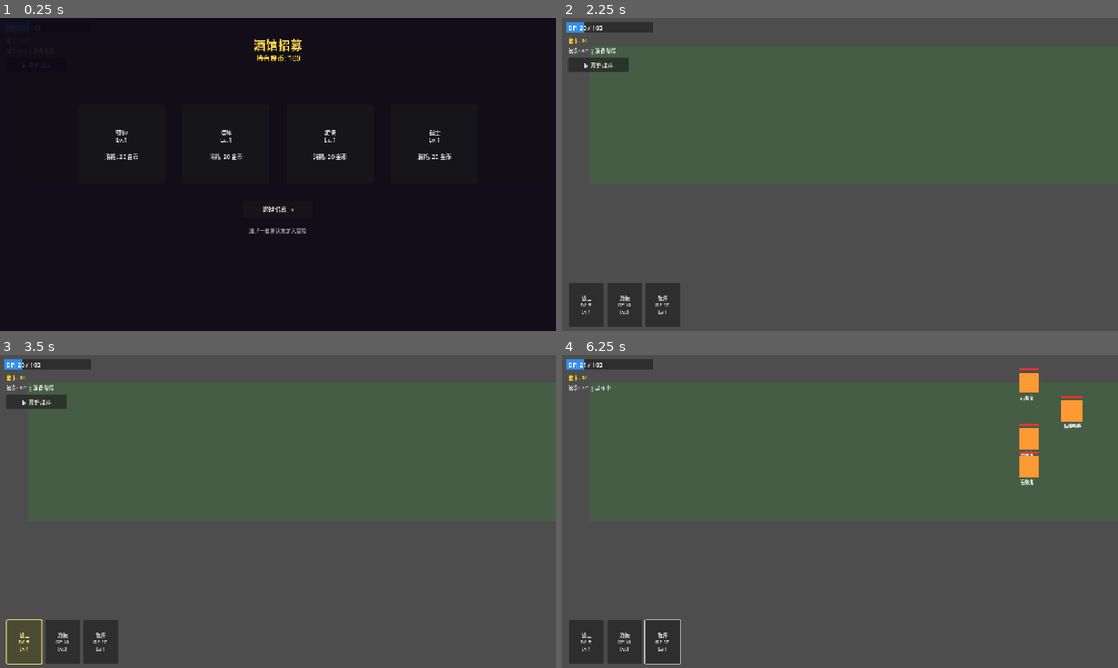
Above: before the commit, frames 1-4 (two rows, left to right).
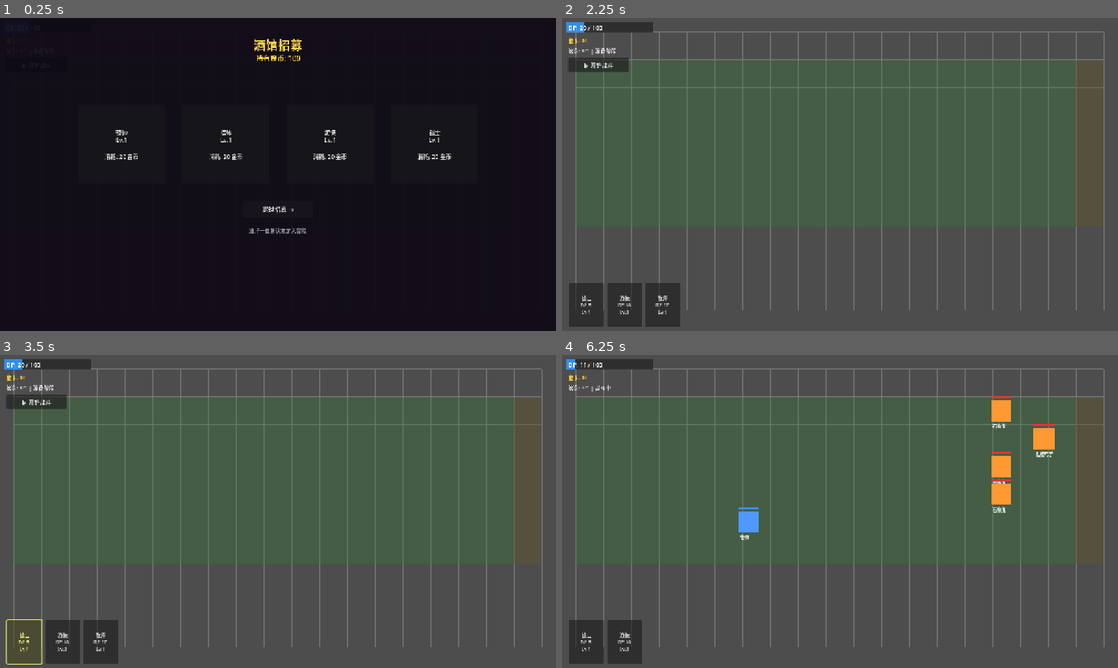
Above: after the commit, the same moments.

Repository: kuronaru/Paradiso
Game: Godot game, scene res://scenes/main.tscn
Same seed, same stepped clock (60 frames per second), same inputs: the game is played once before the commit and once after it.
Inputs (mouse positions are in pixels of both pictures, inside the frame that each line leads up to):
- Up to frame 1 (0.25 s): no input
- Up to frame 2 (2.25 s): click "▶ 开始战斗" at 0.5 s; click "▶ 开始战斗" at 1.25 s; click "牧师 Lv.1 消耗: 20 金币" at 2 s
- Up to frame 3 (3.5 s): click "战士 DP:8 Lv.1" at 2.75 s
- Up to frame 4 (6.25 s): click "游侠 DP:10 Lv.1" at 3.5 s; click "牧师 DP:10 Lv.1" at 4.25 s; tap Enter at 5 s; move the mouse to (962, 495) at 5.02 s; hold W 5.03-5.75 s; tap F at 5.1 s; click (962, 495) at 5.17 s; tap Space at 5.27 s; drag from (728, 527) to (812, 574) at 5.77 s

The runs differ from the first frame. In frame 2, 3.4% of the frame differs, in the area x 2-98%, y 4-94%; in frame 3, 3.4%; in frame 4, 6.8%, in the area x 2-98%, y 1-99%.

Commit message:
add grid limit

Diff:
--- a/game/scripts/grid/grid_system.gd
+++ b/game/scripts/grid/grid_system.gd
@@ -7,13 +7,13 @@
 signal unit_placed(unit: Node, grid_pos: Vector2i)
 
 ## 网格配置
-@export var grid_width: int = 20         # 格子列数
-@export var grid_height: int = 12        # 格子行数
+@export var grid_width: int = 19         # 格子列数
+@export var grid_height: int = 10        # 格子行数
 @export var cell_size: float = 64.0      # 格子像素大小
 @export var grid_offset: Vector2 = Vector2(32, 32)  # 网格起始偏移
 
 ## 部署区域（玩家可部署的行范围）
-@export var deploy_rows: Vector2i = Vector2i(0, 4)
+@export var deploy_rows: Vector2i = Vector2i(1, 6)
 
 ## 敌方出生点
 @export var spawn_points: Array[Vector2i] = []
@@ -25,15 +25,15 @@
 
 ## 可视化
 @export var draw_grid: bool = true
-@export var grid_color: Color = Color(0.3, 0.3, 0.3, 0.5)
+@export var grid_color: Color = Color(0.5, 0.5, 0.5, 0.65)
 @export var deploy_zone_color: Color = Color(0.2, 0.5, 0.2, 0.3)
 @export var spawn_zone_color: Color = Color(0.5, 0.2, 0.2, 0.3)
 
 
 func _ready() -> void:
-	# 初始化默认出生点（右侧边缘）
+	# 初始化默认出生点（右侧边缘，仅在可部署/可移动范围内）
 	if spawn_points.is_empty():
-		for y in range(deploy_rows.x, grid_height):
+		for y in range(deploy_rows.x, deploy_rows.y + 1):
 			spawn_points.append(Vector2i(grid_width - 1, y))
 	BattleManager.grid = self
 	queue_redraw()
@@ -43,28 +43,27 @@
 	if not draw_grid:
 		return
 
+	# 网格线 — 画在格子边界上（非格子中心）
 	for x in range(grid_width + 1):
-		var start := grid_to_world(Vector2i(x, 0))
-		var end := grid_to_world(Vector2i(x, grid_height))
-		draw_line(start, end, grid_color, 1.0)
+		var line_x := grid_offset.x + x * cell_size
+		draw_line(Vector2(line_x, grid_offset.y), Vector2(line_x, grid_offset.y + grid_height * cell_size), grid_color, 1.0)
 
 	for y in range(grid_height + 1):
-		var start := grid_to_world(Vector2i(0, y))
-		var end := grid_to_world(Vector2i(grid_width, y))
-		draw_line(start, end, grid_color, 1.0)
-
-	# 部署区域高亮
+		var line_y := grid_offset.y + y * cell_size
+		draw_line(Vector2(grid_offset.x, line_y), Vector2(grid_offset.x + grid_width * cell_size, line_y), grid_color, 1.0)
+
+	# 部署区域高亮 — 用格子边界坐标
 	var deploy_rect := Rect2(
-		grid_to_world(Vector2i(0, deploy_rows.x)),
-		grid_to_world(Vector2i(grid_width, deploy_rows.y + 1)) - grid_to_world(Vector2i(0, deploy_rows.x))
+		Vector2(grid_offset.x, grid_offset.y + deploy_rows.x * cell_size),
+		Vector2(grid_width * cell_size, (deploy_rows.y - deploy_rows.x + 1) * cell_size)
 	)
 	draw_rect(deploy_rect, deploy_zone_color)
 
-	# 出生区域高亮
+	# 出生区域高亮 — 用格子边界坐标
 	if not spawn_points.is_empty():
 		for sp in spawn_points:
 			var sp_rect := Rect2(
-				grid_to_world(sp),
+				Vector2(grid_offset.x + sp.x * cell_size, grid_offset.y + sp.y * cell_size),
 				Vector2(cell_size, cell_size)
 			)
 			draw_rect(sp_rect, spawn_zone_color)
@@ -95,6 +94,11 @@
 
 func is_deploy_zone(grid_pos: Vector2i) -> bool:
 	return grid_pos.y >= deploy_rows.x and grid_pos.y <= deploy_rows.y
+
+
+func is_move_zone(grid_pos: Vector2i) -> bool:
+	"""是否在可移动范围内（与可部署范围一致）"""
+	return is_in_bounds(grid_pos) and is_deploy_zone(grid_pos)
 
 
 func can_place_at(grid_pos: Vector2i) -> bool:
@@ -207,8 +211,8 @@
 	"""批量生成敌人"""
 	var sp_list := spawns.duplicate()
 	if sp_list.is_empty():
-		# 使用默认右侧出生点
-		for y in range(deploy_rows.x, grid_height):
+		# 使用默认右侧出生点（仅在可部署范围内）
+		for y in range(deploy_rows.x, deploy_rows.y + 1):
 			sp_list.append(Vector2i(grid_width - 1, y))
 
 	var sp_idx := 0
--- a/game/scripts/units/unit_ai.gd
+++ b/game/scripts/units/unit_ai.gd
@@ -147,7 +147,7 @@
 		state = "attacking"
 		return
 	var next_pos := owner_unit.grid_position + step
-	if grid.is_in_bounds(next_pos) and not grid.is_occupied(next_pos):
+	if grid.is_deploy_zone(next_pos) and grid.is_in_bounds(next_pos) and not grid.is_occupied(next_pos):
 		move_target_pos = next_pos
 		path = [next_pos]
 		state = "moving"
@@ -158,7 +158,7 @@
 			owner_unit.grid_position + Vector2i(0, step.y),
 		]
 		for alt in alts:
-			if alt != next_pos and grid.is_in_bounds(alt) and not grid.is_occupied(alt):
+			if alt != next_pos and grid.is_deploy_zone(alt) and grid.is_in_bounds(alt) and not grid.is_occupied(alt):
 				move_target_pos = alt
 				path = [alt]
 				state = "moving"
@@ -173,7 +173,7 @@
 		return
 	var direction := 1 if owner_unit.team == "player" else -1
 	var next_pos := owner_unit.grid_position + Vector2i(direction, 0)
-	if grid.is_in_bounds(next_pos) and not grid.is_occupied(next_pos):
+	if grid.is_deploy_zone(next_pos) and grid.is_in_bounds(next_pos) and not grid.is_occupied(next_pos):
 		move_target_pos = next_pos
 		path = [next_pos]
 		state = "moving"
